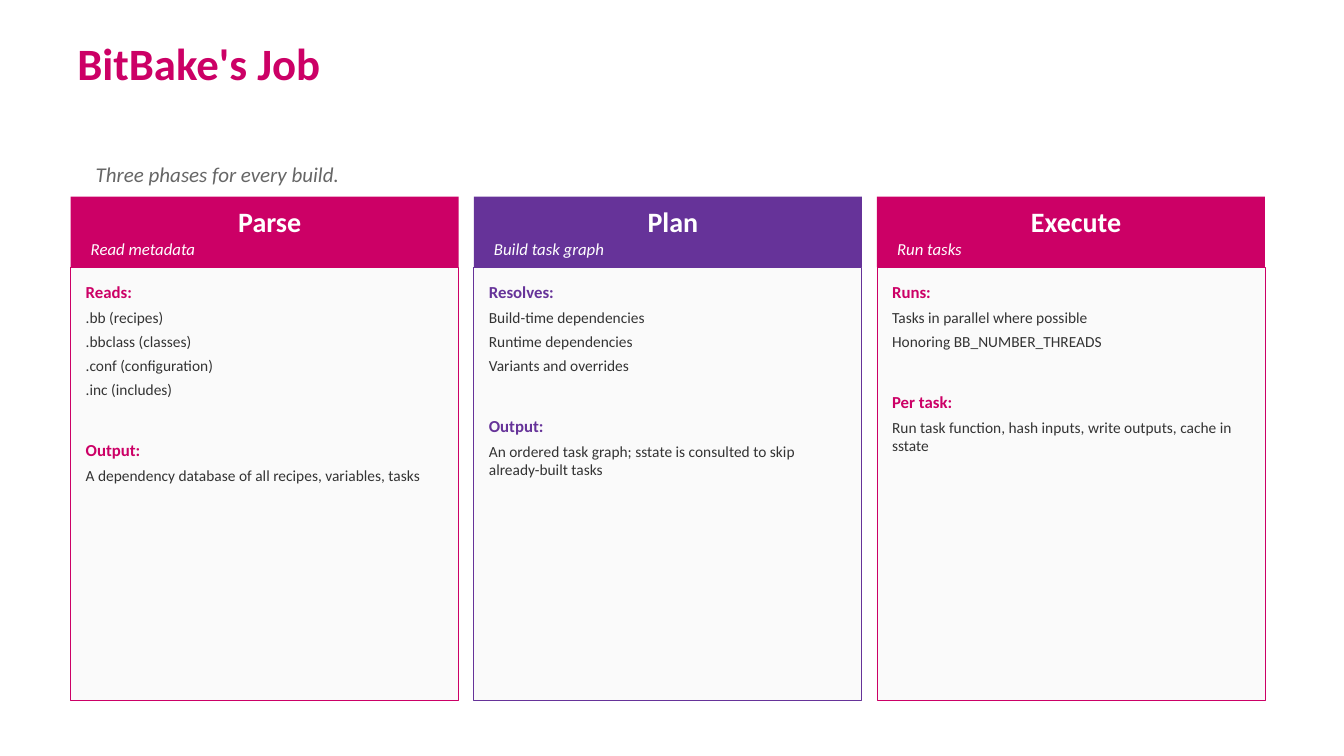
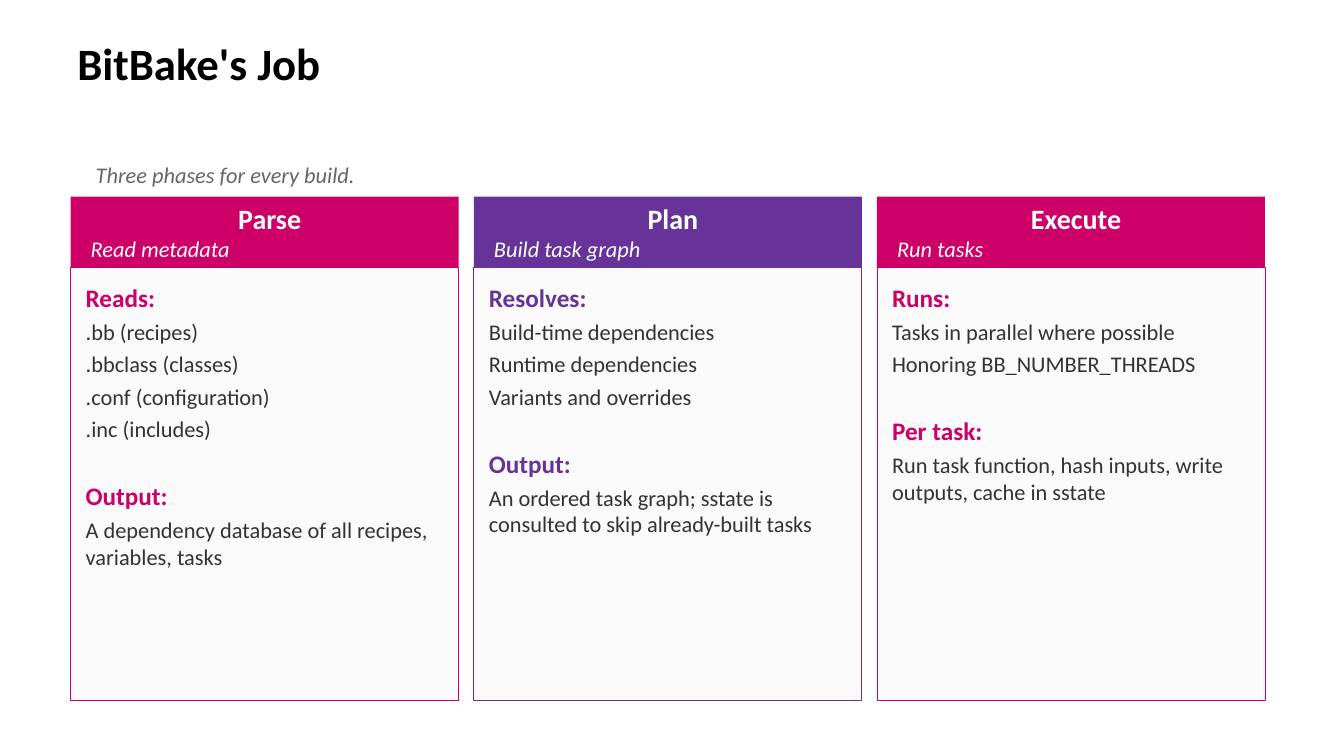
Before and after one commit to EmertxeInfoTech/Allegion-Training-Materials, a slide deck: slide 3 of yocto_training_all_session_decks/session_decks/D1S6_BitBake_Deep_Dive.pptx. Drawn at 1344x756 pixels with LibreOffice and Linux fonts; fonts in the diff are those of the drawing; background and template pictures are left out. Boxes give left, top, right and bottom in pixels: in the first picture for what was removed or moved away, otherwise in the second. Text is boxed around its words. In the diff, an @@ line names an element or a change of style, - is before the commit and + after.

```diff
--- a/yocto_training_all_session_decks/session_decks/D1S6_BitBake_Deep_Dive.pptx
+++ b/yocto_training_all_session_decks/session_decks/D1S6_BitBake_Deep_Dive.pptx
@@ title "BitBake's Job" at bbox=[77, 48, 320, 81]: text colour #CC0066 to #000000 @@
@@ text "Three phases for every build." at bbox=[96, 167, 354, 187]: size 15 to 16 pt @@
@@ text in rectangle at bbox=[91, 241, 230, 257]: size 12 to 16 pt in "Read metadata" @@
@@ text in rectangle at bbox=[494, 241, 641, 261]: size 12 to 16 pt in "Build task graph" @@
@@ text in rectangle at bbox=[897, 241, 983, 257]: size 12 to 16 pt in "Run tasks" @@
@@ text "Reads:" at bbox=[86, 289, 427, 568]: size 12 to 18 pt in "Reads:", "Output:"; size 11 to 16 pt in ".bb (recipes)", ".bbclass (classes)", ".conf (configuration)", ".inc (includes)" and 1 more places @@
@@ text "Resolves:" at bbox=[489, 289, 812, 536]: size 12 to 18 pt in "Resolves:", "Output:"; size 11 to 16 pt in "Build-time dependencies", "Runtime dependencies", "Variants and overrides", "An ordered task graph; sstate is consulted ..." @@
@@ text "Runs:" at bbox=[892, 290, 1223, 504]: size 12 to 18 pt in "Runs:", "Per task:"; size 11 to 16 pt in "Tasks in parallel where possible", "Honoring BB_NUMBER_THREADS", "Run task function, hash inputs, write outputs, ..." @@
```
Also in this commit, not shown: 7 other slides changed, 12 other files.
